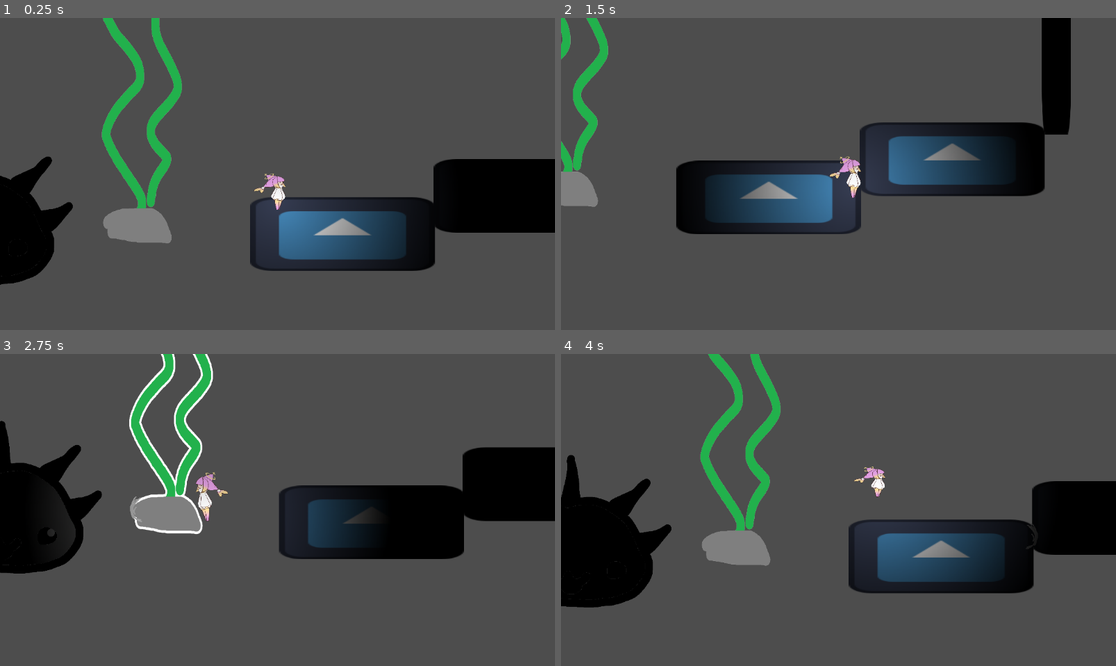
Above: before the commit, frames 1-4 (two rows, left to right).
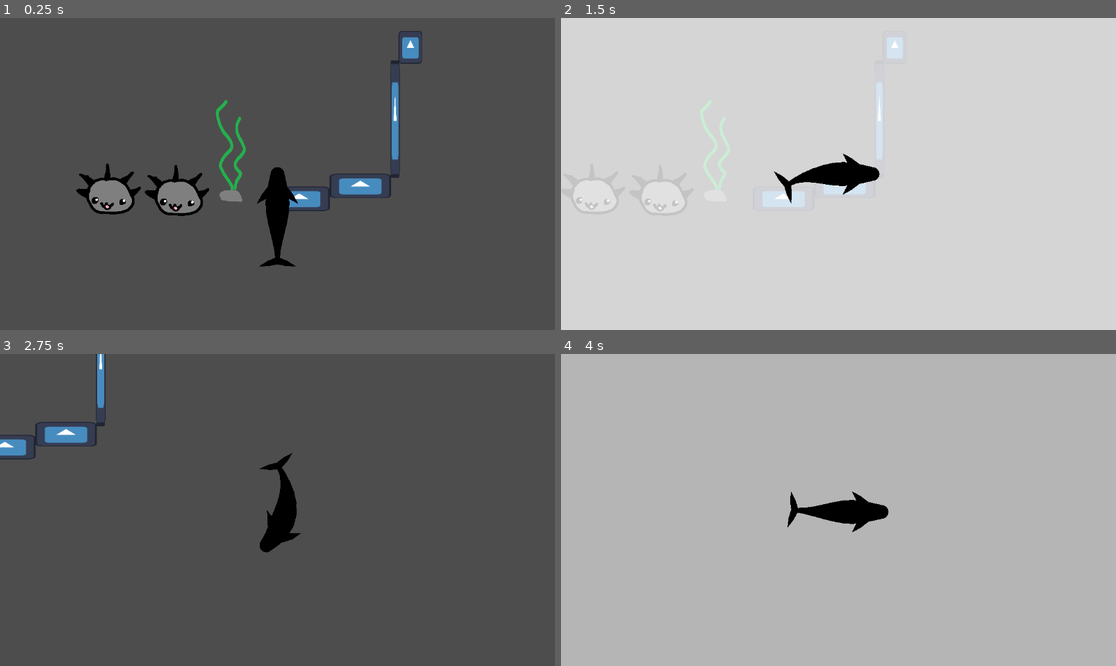
Above: after the commit, the same moments.

Repository: maedi05/whale-game-prototype
Game: Godot game, scene res://Scenes/test_level_1.tscn
Same seed, same stepped clock (60 frames per second), same inputs: the game is played once before the commit and once after it. The engine's default icon, where the game draws it, is replaced by a stand-in: a white triangle on a blue panel in a dark square.
Inputs (mouse positions are in pixels of both pictures, inside the frame that each line leads up to):
- Up to frame 1 (0.25 s): no input
- Up to frame 2 (1.5 s): move the mouse to (960, 158) at 0.52 s; press the mouse at (960, 158) at 0.53 s; hold D (right) from 0.53 s (still down); tap Space (jump) at 0.77 s; move the mouse to (727, 189) at 1.27 s; release the mouse at (727, 189) at 1.28 s; tap Ctrl (dash) at 1.35 s
- Up to frame 3 (2.75 s): tap Space (jump) at 1.52 s; click (166, 525) at 1.55 s; move the mouse to (333, 441) at 2.02 s; release D (right) at 2.03 s; hold A (left) from 2.03 s (still down); hold Shift (run) from 2.03 s (still down); click (333, 441) at 2.3 s
- Up to frame 4 (4 s): move the mouse to (810, 572) at 2.77 s; release A (left) at 2.78 s; release Shift (run) at 2.78 s; hold D (right) from 2.78 s (still down); click (810, 572) at 2.85 s; tap Space (jump) at 3.02, 3.77 s; move the mouse to (1005, 556) at 3.52 s; press the mouse at (1005, 556) at 3.53 s

The runs differ from the first frame. In frame 1, 23% of the frame differs, in the area x 0-100%, y 0-86%; in frame 2, 100%, in the area x 0-100%, y 0-100%; in frame 3, 23%; in frame 4, 100%.

Commit message:
whale overhaul
- velocity while moving, whale now slides after stopping
- whale gets immediately drawn into the scene, upwards
- circle attack/ echo
- following camera
- added to test_level1 for testing inside of a level

Diff:
--- /dev/null
+++ b/Scenes/echo_circle.gd
@@ -0,0 +1,57 @@
+extends Node2D
+
+@export var circle_color: Color = Color.WHITE
+@export var max_radius: float = 200.0
+@export var grow_duration: float = 3.0
+@export var fade_duration: float = 1.0
+@export var cooldown_time: float = 1.0
+
+# Use a setter to redraw whenever radius changes
+var current_radius: float = 0.0:
+	set(value):
+		current_radius = value
+		queue_redraw()
+
+var is_animating: bool = false
+var can_trigger: bool = true
+var cooldown_timer: Timer
+
+func _ready():
+	modulate.a = 0.0          # start invisible
+	current_radius = 0.0
+
+	cooldown_timer = Timer.new()
+	cooldown_timer.one_shot = true
+	add_child(cooldown_timer)
+	cooldown_timer.timeout.connect(_on_cooldown_finished)
+
+func _draw():
+	draw_circle(Vector2.ZERO, current_radius, circle_color)
+
+func _input(event):
+	if event.is_action_pressed("shoot") and can_trigger:
+		start_animation()
+
+func start_animation():
+	can_trigger = false       # block new inputs immediately
+	is_animating = true
+	modulate.a = 1.0          # become fully visible
+	current_radius = 0.0      # reset radius
+
+	var tween = create_tween()
+	# Grow
+	tween.tween_property(self, "current_radius", max_radius, grow_duration)\
+		 .set_trans(Tween.TRANS_QUAD)
+	# Fade out
+	tween.tween_property(self, "modulate:a", 0.0, fade_duration)\
+		 .set_delay(0.1)
+	# Start cooldown after fade finishes
+	tween.tween_callback(start_cooldown)
+
+func start_cooldown():
+	is_animating = false
+	cooldown_timer.start(cooldown_time)
+
+func _on_cooldown_finished():
+	can_trigger = true
+	# Optional: you can also reset radius here, but it's already reset on next trigger
--- a/Scenes/main_scene.tscn
+++ b/Scenes/main_scene.tscn
@@ -1,6 +1,6 @@
 [gd_scene format=3 uid="uid://dsbksiqul2uag"]
 
-[ext_resource type="Script" uid="uid://b3q24or7b3q2i" path="res://GameController.gd" id="1_0f027"]
+[ext_resource type="Script" uid="uid://b3q24or7b3q2i" path="res://Scripts/GameController.gd" id="1_0f027"]
 
 [node name="GameController" type="Node" unique_id=1034732389]
 script = ExtResource("1_0f027")
--- a/Scenes/spiky_boy.tscn
+++ b/Scenes/spiky_boy.tscn
@@ -26,6 +26,7 @@
 texture = ExtResource("1_wxtq5")
 
 [node name="CanvasModulate" type="CanvasModulate" parent="Sprite2D" unique_id=1267029488]
+visible = false
 position = Vector2(1.6657412e-13, 199.26738)
 scale = Vector2(11.721612, 11.721612)
 color = Color(0, 0, 0, 1)
--- a/Scenes/test_level_1.tscn
+++ b/Scenes/test_level_1.tscn
@@ -1,10 +1,10 @@
 [gd_scene format=3 uid="uid://bcducmjb3ydn0"]
 
 [ext_resource type="Texture2D" uid="uid://d1h7mli4rvcrg" path="res://icon.svg" id="1_yq4yk"]
-[ext_resource type="PackedScene" uid="uid://b87rky5e23h4p" path="res://Scenes/PlayerScene.tscn" id="2_pu8o7"]
 [ext_resource type="PackedScene" uid="uid://dkp625rebthqi" path="res://Scenes/NextLevel.tscn" id="3_ok5u4"]
 [ext_resource type="PackedScene" uid="uid://csq3wciie8n3p" path="res://Scenes/water_plant.tscn" id="5_8wtdv"]
 [ext_resource type="PackedScene" uid="uid://dmnfwi6rxtkfw" path="res://Scenes/spiky_boy.tscn" id="5_ok5u4"]
+[ext_resource type="PackedScene" uid="uid://dc635llgpr3id" path="res://Scenes/whale.tscn" id="6_8wtdv"]
 
 [sub_resource type="WorldBoundaryShape2D" id="WorldBoundaryShape2D_pu8o7"]
 
@@ -40,8 +40,6 @@
 scale = Vector2(1, 0.3984375)
 shape = SubResource("RectangleShape2D_f7g2b")
 
-[node name="PlayerScene" parent="." unique_id=2041452050 instance=ExtResource("2_pu8o7")]
-
 [node name="NextLevel" parent="." unique_id=1202534979 instance=ExtResource("3_ok5u4")]
 position = Vector2(276, -262)
 
@@ -69,4 +67,4 @@
 [node name="water_plant" parent="." unique_id=977249037 instance=ExtResource("5_8wtdv")]
 position = Vector2(-95, 32)
 
-[connection signal="shoot" from="PlayerScene" to="." method="_on_player_scene_shoot"]
+[node name="whale" parent="." unique_id=1100481564 instance=ExtResource("6_8wtdv")]
--- a/Scenes/whale.tscn
+++ b/Scenes/whale.tscn
@@ -3,6 +3,9 @@
 [ext_resource type="Script" uid="uid://dqtvxx1nf6r8v" path="res://whale.gd" id="1_jns7k"]
 [ext_resource type="Curve" uid="uid://ddyq5sdk1d6k4" path="res://Curves/limb_curve.tres" id="2_ltmiw"]
 [ext_resource type="Curve" uid="uid://crtx2colf6evy" path="res://Curves/fin_curve.tres" id="3_ltmiw"]
+[ext_resource type="Script" uid="uid://cuisxflxi1fpu" path="res://Scenes/echo_circle.gd" id="4_umla4"]
+
+[sub_resource type="CircleShape2D" id="CircleShape2D_d14bn"]
 
 [sub_resource type="Curve" id="Curve_sweem"]
 _data = [Vector2(0, 0.57966095), 0.0, 0.0, 0, 0, Vector2(0.38157895, 0.9967533), -1.6777604e-07, -1.6777604e-07, 0, 0, Vector2(1, 0.17433757), 0.0, 0.0, 0, 0]
@@ -15,8 +18,21 @@
 [node name="whale" type="Node2D" unique_id=1100481564]
 script = ExtResource("1_jns7k")
 fin_angle = 0.3
-velocity = 400
 max_turn_speed = 3.5
+friction = 0.19
+max_speed = 500.0
+circle_max_radius = 1800.0
+circle_grow_duration = 0.6
+circle_cooldown = 0.6
+
+[node name="CharacterBody2D" type="CharacterBody2D" parent="." unique_id=1907413709]
+
+[node name="CollisionShape2D" type="CollisionShape2D" parent="CharacterBody2D" unique_id=1528619751]
+shape = SubResource("CircleShape2D_d14bn")
+
+[node name="Node2D" type="Node2D" parent="." unique_id=2116625150]
+visible = false
+script = ExtResource("4_umla4")
 
 [node name="body" type="Line2D" parent="." unique_id=410357831]
 points = PackedVector2Array(0, 0, 0, 0, 0, 0, 0, 0, 0, 0, 0, 0, 0, 0, 0, 0, 0, 0, 0, 0)
@@ -57,3 +73,6 @@
 width = 15.0
 width_curve = ExtResource("3_ltmiw")
 default_color = Color(0, 0, 0, 1)
+
+[node name="Camera2D" type="Camera2D" parent="." unique_id=942010642]
+position_smoothing_enabled = true
--- a/whale.gd
+++ b/whale.gd
@@ -1,5 +1,6 @@
 extends Node2D
 
+# --- ORIGINAL BODY & LIMB VARIABLES ---
 @onready var body: Line2D = $body
 @onready var limb_left: Line2D = $limb_left
 @onready var limb_right: Line2D = $limb_right
@@ -7,81 +8,144 @@
 @onready var fin_left: Line2D = $fin_left
 @onready var fin_right: Line2D = $fin_right
 
-# --- CONFIG ---
 @export var radius :int = 20
 @export var fin_radius :int = 20
-@export var fin_pos :int = 9          # Which body point the tail attaches to
-@export var limb_angle :float = 0.8   # Pectoral fin spread (i dont even know what pectoral means lmao)
-@export var fin_angle :float = 0.8    # Tail fluke spread (i think it meant the tail fins lol)
-@export var velocity :int = 250
-
-# NEW: turning smoothness
-@export var max_turn_speed : float = 3.0   # radians per second
-
-var is_moving = false
-var head_dir : Vector2 = Vector2.RIGHT     # current heading direction
-
-func _ready() -> void:
-	# Initialize straight shapes
-	for i in range(0, body.points.size()):
-		body.points[i] = Vector2(i*2, 200.0)
-	for i in range(1, limb_left.points.size()):
-		limb_left.points[i] = Vector2(i*2, -200.0)
-	for i in range(1, limb_right.points.size()):
-		limb_right.points[i] = Vector2(i*2, 400.0)
-	for i in range(1, fin.points.size()):
-		fin.points[i] = Vector2(i*2, 400.0)
-	for i in range(1, fin_left.points.size()):
-		fin_left.points[i] = Vector2(i*2, -200.0)
-	for i in range(1, fin_right.points.size()):
-		fin_right.points[i] = Vector2(i*2, 400.0)
-
-	# Attach bases
+@export var fin_pos :int = 9
+@export var limb_angle :float = 0.8
+@export var fin_angle :float = 0.8
+
+@export var max_turn_speed : float = 3.0
+@export_range(0.0, 1000.0, 10.0) var acceleration : float = 500.0
+@export_range(0.0, 1.0, 0.01) var friction : float = 0.92
+@export_range(0.0, 500.0, 10.0) var max_speed : float = 250.0
+
+var current_velocity : Vector2 = Vector2.ZERO
+var head_dir : Vector2 = Vector2.UP          # <-- facing upward initially
+
+# --- NEW: CIRCLE ATTACK VARIABLES ---
+@export var circle_color: Color = Color.WHITE
+@export var circle_max_radius: float = 200.0
+@export var circle_grow_duration: float = 3.0
+@export var circle_fade_duration: float = 1.0
+@export var circle_cooldown: float = 1.0
+@export var circle_attach_point: int = 0   # body_pts index (0 = head)
+
+# State
+var circle_radius: float = 0.0
+var circle_alpha: float = 0.0
+var circle_active: bool = false
+var circle_can_trigger: bool = true
+var circle_cooldown_timer: Timer
+var circle_tween: Tween
+
+func _ready():
+	# --- BODY: upright, head at (0,0), tail downward ---
+	var base_body_pts = body.points
+	for i in range(base_body_pts.size()):
+		base_body_pts[i] = Vector2(0.0, i * radius)
+	body.points = base_body_pts
+
+	# --- LEFT LIMB (pectoral) ---
+	var base_l_limb = limb_left.points
+	for i in range(base_l_limb.size()):
+		base_l_limb[i] = Vector2(-10.0, i * radius)
+	limb_left.points = base_l_limb
+
+	# --- RIGHT LIMB (pectoral) ---
+	var base_r_limb = limb_right.points
+	for i in range(base_r_limb.size()):
+		base_r_limb[i] = Vector2(10.0, i * radius)
+	limb_right.points = base_r_limb
+
+	# --- TAIL BASE (fin) ---
+	var base_fin = fin.points
+	for i in range(base_fin.size()):
+		base_fin[i] = Vector2(0.0, (fin_pos + i) * radius)
+	fin.points = base_fin
+
+	# --- LEFT FLUKE (tail lobe) ---
+	var base_l_fin = fin_left.points
+	for i in range(base_l_fin.size()):
+		base_l_fin[i] = Vector2(-10.0, (fin_pos + i) * radius)
+	fin_left.points = base_l_fin
+
+	# --- RIGHT FLUKE (tail lobe) ---
+	var base_r_fin = fin_right.points
+	for i in range(base_r_fin.size()):
+		base_r_fin[i] = Vector2(10.0, (fin_pos + i) * radius)
+	fin_right.points = base_r_fin
+
+	# Attach roots to the correct body points
 	limb_left.points[0] = body.points[1]
 	limb_right.points[0] = body.points[1]
 	fin.points[0] = body.points[fin_pos]
 	fin_left.points[0] = body.points[fin_pos]
 	fin_right.points[0] = body.points[fin_pos]
 
-func _process(delta: float) -> void:
-	var body_pts = body.points
-	var lb_lf_pts = limb_left.points
-	var lb_rf_pts = limb_right.points
-	var fin_pts = fin.points
-	var fin_l_pts = fin_left.points
-	var fin_r_pts = fin_right.points
-
-	# --- 1. INPUT & HEAD MOVEMENT (with smooth turning) ---
+	# --- CIRCLE TIMER (unchanged) ---
+	circle_cooldown_timer = Timer.new()
+	circle_cooldown_timer.one_shot = true
+	add_child(circle_cooldown_timer)
+	circle_cooldown_timer.timeout.connect(_on_circle_cooldown_finished)
+
+func _process(delta: float):
+	# Use duplicate() for safety – no more Array type errors
+	var body_pts = body.points.duplicate()
+	var lb_lf_pts = limb_left.points.duplicate()
+	var lb_rf_pts = limb_right.points.duplicate()
+	var fin_pts = fin.points.duplicate()
+	var fin_l_pts = fin_left.points.duplicate()
+	var fin_r_pts = fin_right.points.duplicate()
+
+	# --- 1. INPUT & VELOCITY UPDATE ---
 	var move_input = Vector2(
 		Input.get_action_strength("right") - Input.get_action_strength("left"),
 		Input.get_action_strength("down") - Input.get_action_strength("up")
 	)
 
 	if move_input != Vector2.ZERO:
-		is_moving = true
 		var target_dir = move_input.normalized()
-		# Compute the angle between current heading and desired direction
-		var angle_diff = head_dir.angle_to(target_dir)
-		# Clamp the rotation to max_turn_speed per second
-		var max_angle = max_turn_speed * delta
-		if abs(angle_diff) > max_angle:
-			angle_diff = sign(angle_diff) * max_angle
-		head_dir = head_dir.rotated(angle_diff)
-		# Move the head in the smoothed direction
-		body_pts[0] += head_dir * velocity * delta
+		if current_velocity.length() > 0.1:
+			var vel_dir = current_velocity.normalized()
+			var angle_diff = vel_dir.angle_to(target_dir)
+			var max_angle = max_turn_speed * delta
+			if abs(angle_diff) > max_angle:
+				angle_diff = sign(angle_diff) * max_angle
+			current_velocity = current_velocity.rotated(angle_diff)
+			head_dir = current_velocity.normalized()
+		else:
+			head_dir = target_dir
+		current_velocity += head_dir * acceleration * delta
+		if current_velocity.length() > max_speed:
+			current_velocity = current_velocity.normalized() * max_speed
 	else:
-		is_moving = false
-
-	# --- 2. BODY CHAIN CONSTRAINT
-	# Each segment follows the previous one with a fixed distance (radius)
+		var damping = pow(friction, delta)
+		current_velocity *= damping
+		if current_velocity.length() < 0.1:
+			current_velocity = Vector2.ZERO
+		if current_velocity.length() > 0:
+			head_dir = current_velocity.normalized()
+
+	# 1. Move the whole node in global space (camera follows)
+	global_position += current_velocity * delta
+
+	# 2. Move the head locally (creates the tail‑drag effect)
+	body_pts[0] += current_velocity * delta
+
+	# --- 2. BODY CHAIN ---
 	for i in range(1, body_pts.size()):
 		body_pts[i] = body_pts[i - 1] + (body_pts[i] - body_pts[i - 1]).limit_length(radius)
+
+	# Shift the whole body so the head stays at (0,0) local
+	var offset_to_zero = body_pts[0] - Vector2.ZERO
+	for i in range(body_pts.size()):
+		body_pts[i] -= offset_to_zero
+
 	body.points = body_pts
 
-	# --- 3. PECTORAL LIMBS (Left & Right - unchanged) ---
+	# --- 3. PECTORAL LIMBS ---
 	lb_lf_pts[0] = body_pts[1]
 	lb_rf_pts[0] = body_pts[1]
-
 	for i in range(1, lb_lf_pts.size()):
 		var body_dir = (body_pts[i] - body_pts[i - 1]).normalized()
 		var offset_dir = body_dir.rotated(-limb_angle)
@@ -94,26 +158,68 @@
 		lb_rf_pts[i] = lb_rf_pts[i - 1] + offset_dir * radius
 	limb_right.points = lb_rf_pts
 
-	# --- 4. TAIL BASE (Middle spike - unchanged) ---
+	# --- 4. TAIL BASE ---
 	fin_pts[0] = body_pts[fin_pos]
 	for i in range(1, fin_pts.size()):
 		fin_pts[i] = fin_pts[i - 1] + (fin_pts[i] - fin_pts[i - 1]).limit_length(radius)
 	fin.points = fin_pts
 
-	# --- 5. TAIL FLUKES (FIXED - now correctly follows the TAIL) ---
+	# --- 5. TAIL FLUKES ---
 	var tail_base = body_pts[fin_pos]
 	var tail_dir = (body_pts[fin_pos] - body_pts[fin_pos - 1]).normalized()
 
-	# left fin placement
 	fin_l_pts[0] = tail_base
 	var left_lobe_dir = tail_dir.rotated(-PI/2 + fin_angle)
 	for i in range(1, fin_l_pts.size()):
 		fin_l_pts[i] = fin_l_pts[i-1] + left_lobe_dir * fin_radius
 	fin_left.points = fin_l_pts
 
-	# right fin placement
 	fin_r_pts[0] = tail_base
 	var right_lobe_dir = tail_dir.rotated(PI/2 - fin_angle)
 	for i in range(1, fin_r_pts.size()):
 		fin_r_pts[i] = fin_r_pts[i-1] + right_lobe_dir * fin_radius
 	fin_right.points = fin_r_pts
+
+	# --- REDRAW CIRCLE IF ACTIVE ---
+	if circle_active:
+		queue_redraw()
+
+# --- DRAW THE CIRCLE AT THE ATTACHED POINT ---
+func _draw():
+	if not circle_active:
+		return
+	var attach_pos = body.points[circle_attach_point]
+	var color = Color(circle_color.r, circle_color.g, circle_color.b, circle_alpha)
+	draw_circle(attach_pos, circle_radius, color)
+
+# --- INPUT HANDLING ---
+func _input(event):
+	if event.is_action_pressed("shoot") and circle_can_trigger:
+		start_circle_attack()
+
+# --- CIRCLE ATTACK LOGIC ---
+func start_circle_attack():
+	circle_can_trigger = false
+	circle_active = true
+	circle_radius = 0.0
+	circle_alpha = 1.0
+
+	if circle_tween and circle_tween.is_valid():
+		circle_tween.kill()
+
+	circle_tween = create_tween()
+	circle_tween.tween_property(self, "circle_radius", circle_max_radius, circle_grow_duration)\
+			.set_trans(Tween.TRANS_QUAD)
+	circle_tween.tween_property(self, "circle_alpha", 0.0, circle_fade_duration)\
+			.set_delay(0.1)
+	circle_tween.tween_callback(_on_circle_fade_finished)
+
+func _on_circle_fade_finished():
+	circle_active = false
+	circle_radius = 0.0
+	circle_alpha = 0.0
+	queue_redraw()
+	circle_cooldown_timer.start(circle_cooldown)
+
+func _on_circle_cooldown_finished():
+	circle_can_trigger = true
Not shown, added: Scenes/echo_circle.gd.uid
Renamed: GameController.gd -> Scripts/GameController.gd
Renamed: GameController.gd.uid -> Scripts/GameController.gd.uid
